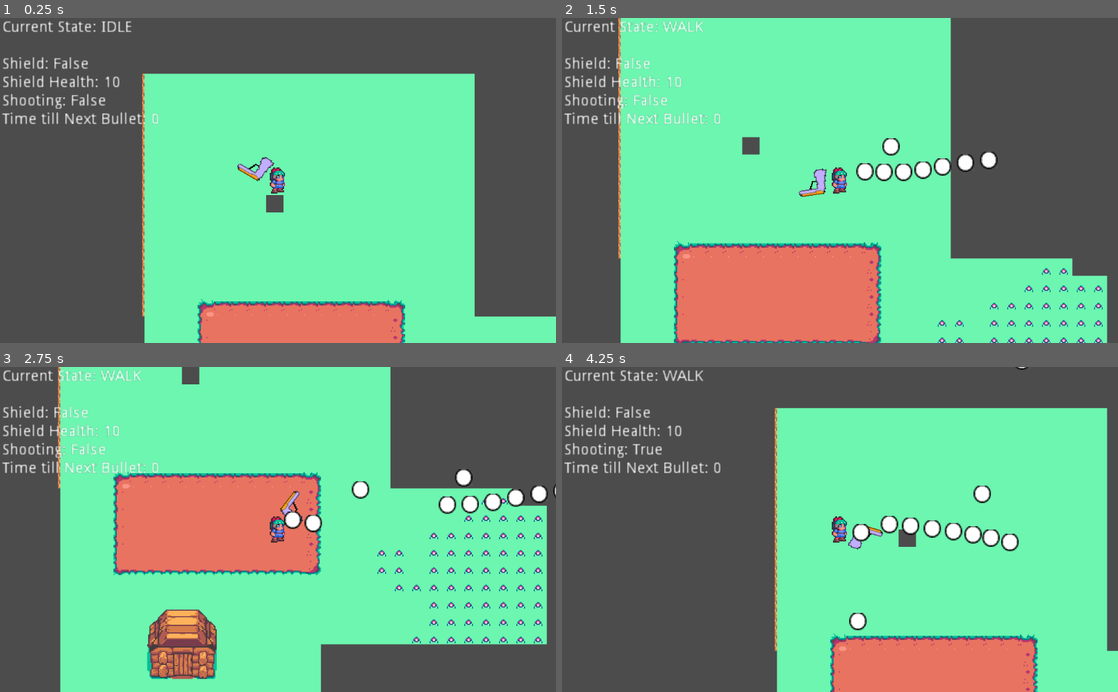
Above: before the commit, frames 1-4 (two rows, left to right).
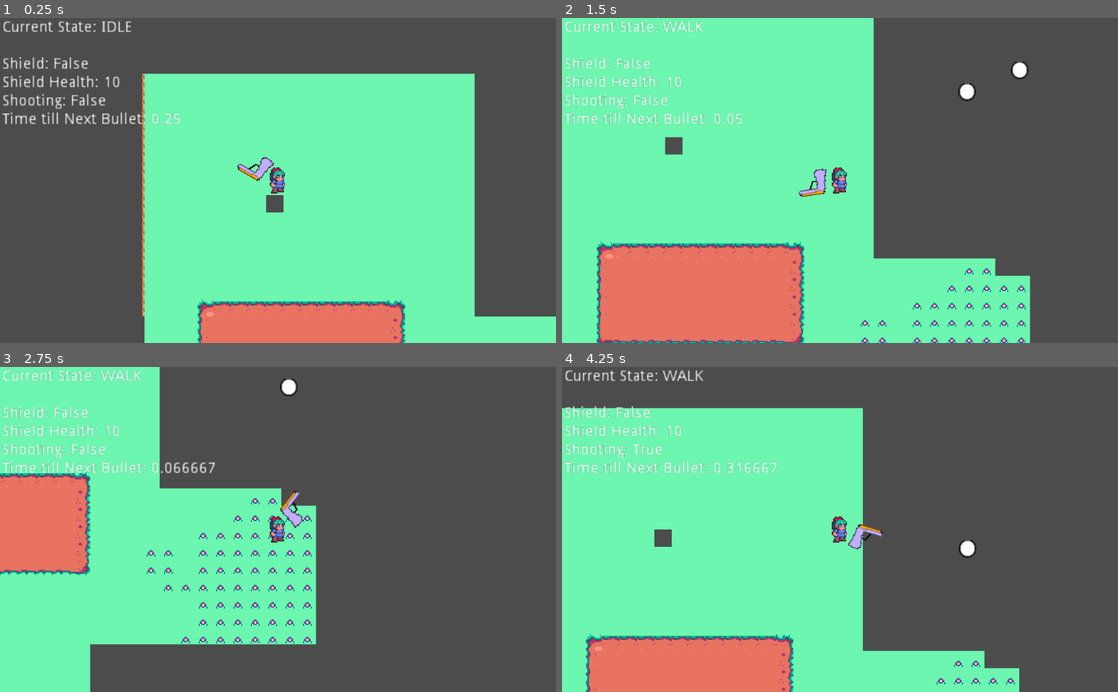
Above: after the commit, the same moments.

Repository: ValorZard/FIGHT-IT---True-Version
Game: Godot game, scene res://resources/Scenes/Main.tscn
Two runs of this game, one before a commit and one after it. Both use one fixed random seed, a clock stepped at 60 frames per second and the inputs below.
Inputs (mouse positions are in pixels of both pictures, inside the frame that each line leads up to):
- Up to frame 1 (0.25 s): no input
- Up to frame 2 (1.5 s): move the mouse to (962, 164) at 0.52 s; press the mouse at (962, 164) at 0.53 s; hold D (move_right) 0.53-1.28 s; move the mouse to (728, 196) at 1.27 s; release the mouse at (728, 196) at 1.28 s; hold S (move_down) from 1.28 s (still down); tap Shift (dash_button) at 1.35 s
- Up to frame 3 (2.75 s): click (166, 545) at 1.55 s; move the mouse to (333, 458) at 2.02 s; release S (move_down) at 2.03 s; hold D (move_right) from 2.03 s (still down); hold E (interact_melee) from 2.03 s (still down); click (333, 458) at 2.3 s
- Up to frame 4 (4.25 s): move the mouse to (812, 594) at 2.77 s; release D (move_right) at 2.78 s; release E (interact_melee) at 2.78 s; hold W (move_up) 2.78-3.53 s; tap Space (shield) at 2.85 s; click (812, 594) at 3.05 s; move the mouse to (1006, 578) at 3.52 s; press the mouse at (1006, 578) at 3.53 s; hold A (move_left) from 3.53 s (still down)

The runs differ from the first frame. In frame 1, less than 0.1% of the frame differs, in the area x 28-33%, y 29-33%; in frame 2, 35%; in frame 3, 65%; in frame 4, 74%, in the area x 0-100%, y 0-100%.

Commit message:
Shooting is weird, but it works
AHHHHHHHHHHHHHHHHHHHHHHHHHHHHHHHHHHHHHHHHHHHHHH

Diff:
--- a/project.godot
+++ b/project.godot
@@ -8,9 +8,14 @@
 
 config_version=4
 
-_global_script_classes=[  ]
+_global_script_classes=[ {
+"base": "KinematicBody2D",
+"class": "Player",
+"language": "GDScript",
+"path": "res://resources/Scripts/Player.gd"
+} ]
 _global_script_class_icons={
-
+"Player": ""
 }
 
 [application]
--- a/resources/Assets/Bullets/default_bullet.gd
+++ b/resources/Assets/Bullets/default_bullet.gd
@@ -7,6 +7,7 @@
 
 var bullet_speed := 100
 var bullet_direction := Vector2()
+var bullet_velocity := Vector2()
 var life_span := 5 #seconds
 onready var life_timer := get_node("LifeTimer")
 
@@ -20,8 +21,10 @@
 
 # Called every frame. 'delta' is the elapsed time since the previous frame.
 func _physics_process(delta):
+	bullet_velocity = bullet_speed * bullet_direction
 	if(life_timer.time_left > 0):
-		move_and_collide(bullet_speed * bullet_direction * delta)
+		#var player_velocity = get_parent().get_parent().player_velocity
+		move_and_collide((bullet_velocity) * delta)
 	else:
 		destroy()
 	pass
@@ -32,6 +35,7 @@
 #when the bullet hits something
 func on_hit(body):
 	#self.queue_free()
+	destroy()
 	pass
 
 func destroy():
--- a/resources/Assets/Bullets/default_bullet.tscn
+++ b/resources/Assets/Bullets/default_bullet.tscn
@@ -4,10 +4,10 @@
 [ext_resource path="res://resources/Assets/Bullets/default_bullet.gd" type="Script" id=2]
 
 [sub_resource type="RectangleShape2D" id=1]
-extents = Vector2( 7.34958, 7.17085 )
+extents = Vector2( 8.2766, 7.96545 )
 
 [sub_resource type="RectangleShape2D" id=2]
-extents = Vector2( 8.14417, 8.09789 )
+extents = Vector2( 1.65496, 2.00597 )
 
 [node name="KinematicBody2D" type="KinematicBody2D"]
 script = ExtResource( 2 )
@@ -24,4 +24,3 @@
 shape = SubResource( 2 )
 
 [node name="LifeTimer" type="Timer" parent="."]
-[connection signal="area_entered" from="Area2D" to="Area2D" method="_on_Area2D_area_entered"]
--- a/resources/Assets/Guns/Gun_Script.gd
+++ b/resources/Assets/Guns/Gun_Script.gd
@@ -4,9 +4,10 @@
 # Declare member variables here. Examples:
 # var a = 2
 # var b = "text"
-var bullet_template := preload("res://resources/Assets/Bullets/default_bullet.tscn")
+onready var bullet_template := preload("res://resources/Assets/Bullets/default_bullet.tscn")
+onready var bullet_speed := 300
 onready var time_till_next_bullet := get_node("time_till_next_bullet")
-onready var fire_rate := 0.1 #seconds before next bullet
+onready var fire_rate := 0.5 #seconds before next bullet
 # Called when the node enters the scene tree for the first time.
 func _ready():
 	time_till_next_bullet.start(fire_rate)
@@ -24,8 +25,9 @@
 	if(time_till_next_bullet.time_left <= 0):
 		var bullet := bullet_template.instance()
 		bullet.set_direction(direction)
-		bullet.position = get_node("BulletExit").position
-		get_parent().add_child(bullet)
+		bullet.bullet_speed = bullet_speed
+		bullet.global_position = get_node("BulletExit").global_position
+		get_tree().get_root().add_child(bullet)
 		time_till_next_bullet.start(fire_rate)
 	pass
 
--- a/resources/Scripts/Player.gd
+++ b/resources/Scripts/Player.gd
@@ -1,4 +1,6 @@
 extends KinematicBody2D
+
+class_name Player
 
 
 # Declare member variables here. Examples:
--- a/resources/Scripts/WarpToHouse.gd
+++ b/resources/Scripts/WarpToHouse.gd
@@ -18,5 +18,6 @@
 
 
 func _on_WarpToHouse_body_entered(body):
-	get_tree().change_scene("res://resources/Scenes/House.tscn")
+	if body is Player:
+		get_tree().change_scene("res://resources/Scenes/House.tscn")
 	pass # Replace with function body.
